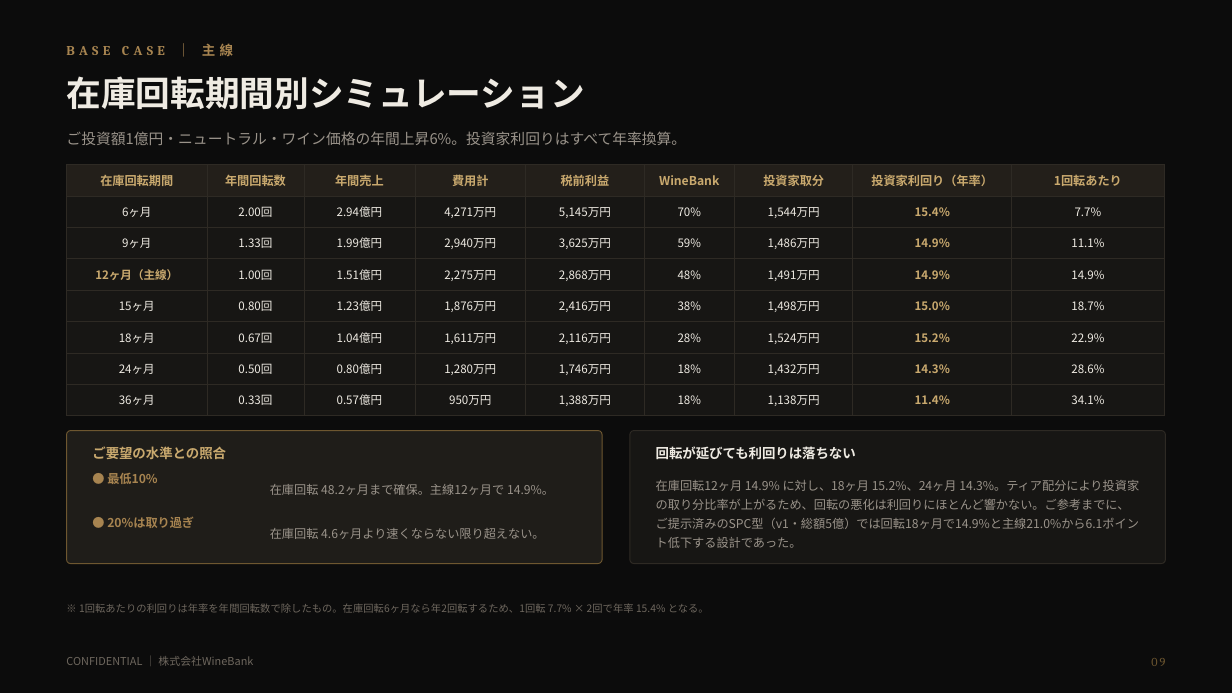
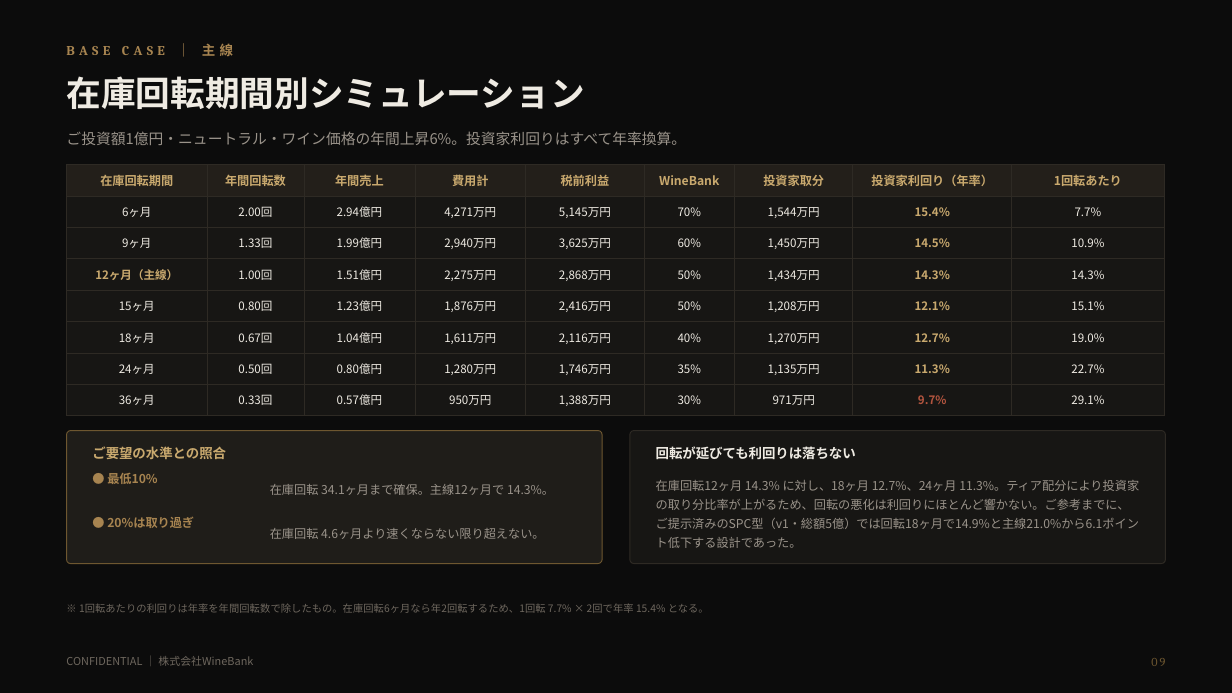
Before and after one commit to nakano-winebank/wine-auction, a slide deck: slide 10 of docs/wine-fund/WineBank_ワイン現物投資のご提案_倉持案_直接所有委託販売_1億円_20260820.pptx. Drawn at 1232x693 pixels with LibreOffice and Linux fonts; fonts in the diff are those of the drawing. Boxes give left, top, right and bottom in pixels: in the first picture for what was removed or moved away, otherwise in the second. Text is boxed around its words. In the diff, an @@ line names an element or a change of style, - is before the commit and + after.

Commit message:
倉持案v2：配分ティアをご指示の水準（70/60/50/40/35/30）で確定
9ヶ月60% / 12ヶ月50% / 15ヶ月50% / 18ヶ月40% / 24ヶ月35% / 24ヶ月超30%。
6ヶ月以内は70%で据え置き。12ヶ月と15ヶ月が同率のため「15ヶ月以内50%」の
一段にまとめ、主線12ヶ月がこの段に属することをティア図に明記した。

投資家利回り（年率）は 6ヶ月15.4% / 9ヶ月14.5% / 12ヶ月14.3% / 15ヶ月12.1%
/ 18ヶ月12.7% / 24ヶ月11.3% / 36ヶ月9.7%。10%確保は在庫回転34.1ヶ月まで、
20%超過は在庫回転4.6ヶ月より速い場合に限られる。段差は最大10ポイント。

あわせて、値上がり前提の位置づけを実態に合わせて書き直した。横ばい（0%）でも
主線12ヶ月なら10.7%を確保するが、10%を割るのは在庫回転12.8ヶ月であり余裕は
0.8ヶ月しかない。前版では投資家の取り分が厚く余裕が3.6ヶ月あったため
「横ばいでも10%を確保できる」と書いていたが、この水準では成立しないため、
値上がりページ・下振れページ・まとめページの記述を差し替えた。

全22枚をレンダリングして目視確認し、列幅の合計・ティアの単調性・利回りの
上下限を機械検証した。

```diff
--- a/docs/wine-fund/WineBank_ワイン現物投資のご提案_倉持案_直接所有委託販売_1億円_20260820.pptx
+++ b/docs/wine-fund/WineBank_ワイン現物投資のご提案_倉持案_直接所有委託販売_1億円_20260820.pptx
@@ table at [67,165,1165,410] @@
-row 3: 9ヶ月 | 1.33回 | 1.99億円 | 2,940万円 | 3,625万円 | 59% | 1,486万円 | 14.9% | 11.1%
+row 3: 9ヶ月 | 1.33回 | 1.99億円 | 2,940万円 | 3,625万円 | 60% | 1,450万円 | 14.5% | 10.9%
-row 4: 12ヶ月（主線） | 1.00回 | 1.51億円 | 2,275万円 | 2,868万円 | 48% | 1,491万円 | 14.9% | 14.9%
+row 4: 12ヶ月（主線） | 1.00回 | 1.51億円 | 2,275万円 | 2,868万円 | 50% | 1,434万円 | 14.3% | 14.3%
-row 5: 15ヶ月 | 0.80回 | 1.23億円 | 1,876万円 | 2,416万円 | 38% | 1,498万円 | 15.0% | 18.7%
+row 5: 15ヶ月 | 0.80回 | 1.23億円 | 1,876万円 | 2,416万円 | 50% | 1,208万円 | 12.1% | 15.1%
-row 6: 18ヶ月 | 0.67回 | 1.04億円 | 1,611万円 | 2,116万円 | 28% | 1,524万円 | 15.2% | 22.9%
+row 6: 18ヶ月 | 0.67回 | 1.04億円 | 1,611万円 | 2,116万円 | 40% | 1,270万円 | 12.7% | 19.0%
-row 7: 24ヶ月 | 0.50回 | 0.80億円 | 1,280万円 | 1,746万円 | 18% | 1,432万円 | 14.3% | 28.6%
+row 7: 24ヶ月 | 0.50回 | 0.80億円 | 1,280万円 | 1,746万円 | 35% | 1,135万円 | 11.3% | 22.7%
-row 8: 36ヶ月 | 0.33回 | 0.57億円 | 950万円 | 1,388万円 | 18% | 1,138万円 | 11.4% | 34.1%
+row 8: 36ヶ月 | 0.33回 | 0.57億円 | 950万円 | 1,388万円 | 30% | 971万円 | 9.7% | 29.1%
@@ text at [270,484,554,495]: text changed @@
-在庫回転 48.2ヶ月まで確保。主線12ヶ月で 14.9%。
+在庫回転 34.1ヶ月まで確保。主線12ヶ月で 14.3%。
@@ text at [656,480,1139,548]: text changed @@
-在庫回転12ヶ月 14.9% に対し、18ヶ月 15.2%、24ヶ月 14.3%。ティア配分により投資家の取り分比率が上がるため、回転の悪化は利回りにほとんど響かない。ご参考までに、ご提示済みのSPC型（v1・総額5億）では回転18ヶ月で14.9%と主線21.0%から6.1ポイント低下する設計であった。
+在庫回転12ヶ月 14.3% に対し、18ヶ月 12.7%、24ヶ月 11.3%。ティア配分により投資家の取り分比率が上がるため、回転の悪化は利回りにほとんど響かない。ご参考までに、ご提示済みのSPC型（v1・総額5億）では回転18ヶ月で14.9%と主線21.0%から6.1ポイント低下する設計であった。
```
Also in this commit, not shown: 10 other slides changed, 4 other files.
